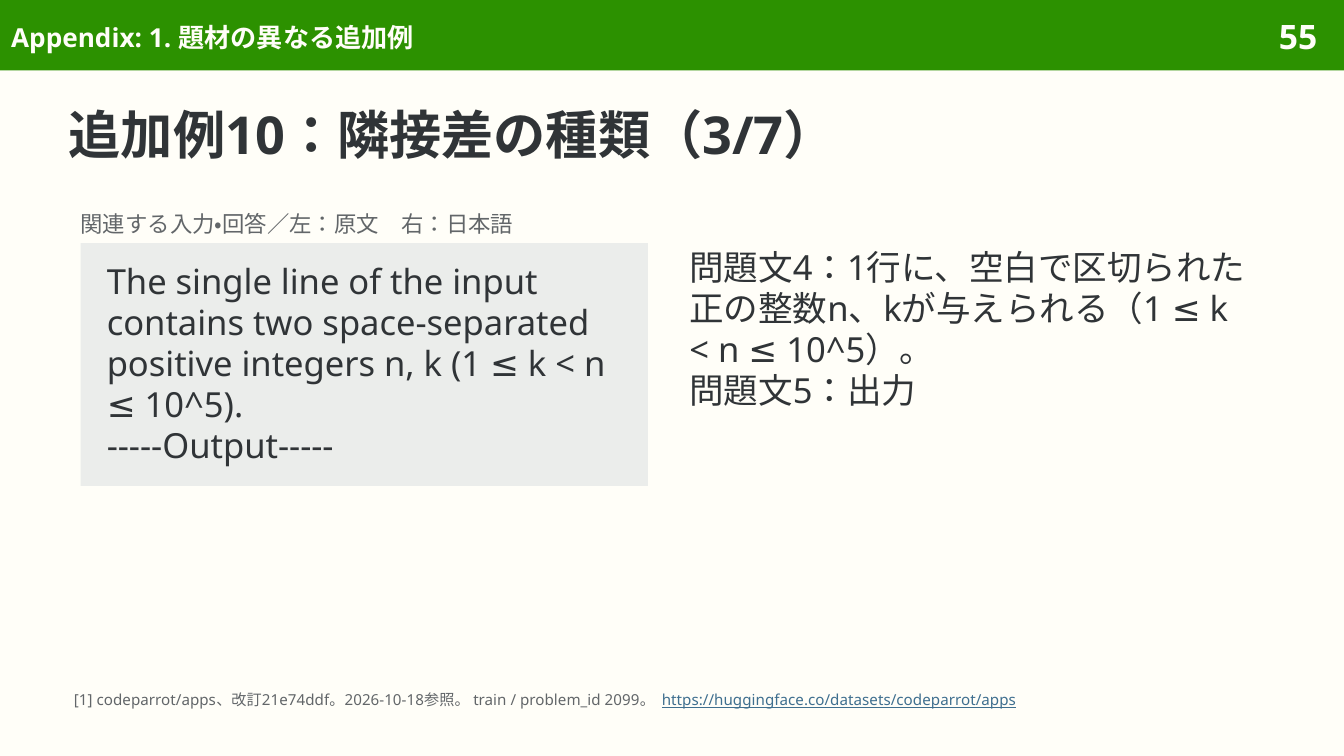
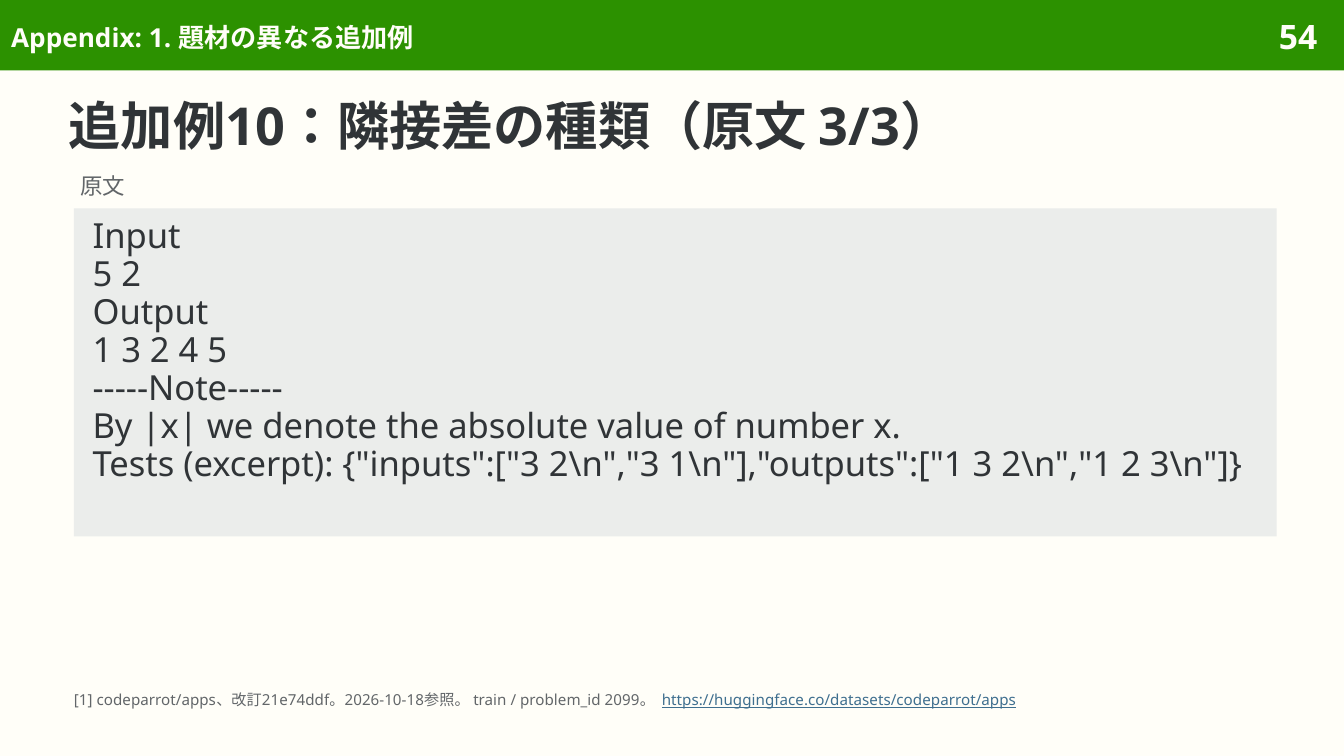
Before and after one commit to sasakiy84/datasets-in-10-minutes, a slide deck: slide 54 of slides/datasets-in-10-minutes-apps.pptx (slide 55 before the commit). Drawn at 1344x756 pixels with LibreOffice and Linux fonts; fonts in the diff are those of the drawing. Boxes give left, top, right and bottom in pixels: in the first picture for what was removed or moved away, otherwise in the second. Text is boxed around its words. In the diff, an @@ line names an element or a change of style, - is before the commit and + after.

```diff
--- a/slides/datasets-in-10-minutes-apps.pptx
+++ b/slides/datasets-in-10-minutes-apps.pptx
@@ page number at (1279,25,1317,50): text changed @@
-55
+54
@@ title at (69,100,953,150): text changed @@
-追加例10：隣接差の種類（3/7）
+追加例10：隣接差の種類（原文 3/3）
@@ text added at (81,175,126,196), 12 pt, text #626669 @@
+原文
@@ rectangle added at (74,208,1277,536), fill #EBEDEB, 18.5 pt, text #303437 @@
+Input
+5 2
+Output
+1 3 2 4 5
+-----Note-----
+By |x| we denote the absolute value of number x.
+Tests (excerpt): {"inputs":["3 2\n","3 1\n"],"outputs":["1 3 2\n","1 2 3\n"]}
@@ text removed at (81,213,513,234) @@
-関連する入力・回答／左：原文 右：日本語
@@ rectangle removed at (81,243,648,487) @@
-The single line of the input contains two space-separated positive integers n, k (1 ≤ k < n ≤ 10^5).
------Output-----
@@ text removed at (689,251,1245,406) @@
-問題文4：1行に、空白で区切られた正の整数n、kが与えられる（1 ≤ k < n ≤ 10^5）。
-問題文5：出力
```
Also in this commit, not shown: 27 other slides changed, 2 slides removed, 9 other files.
